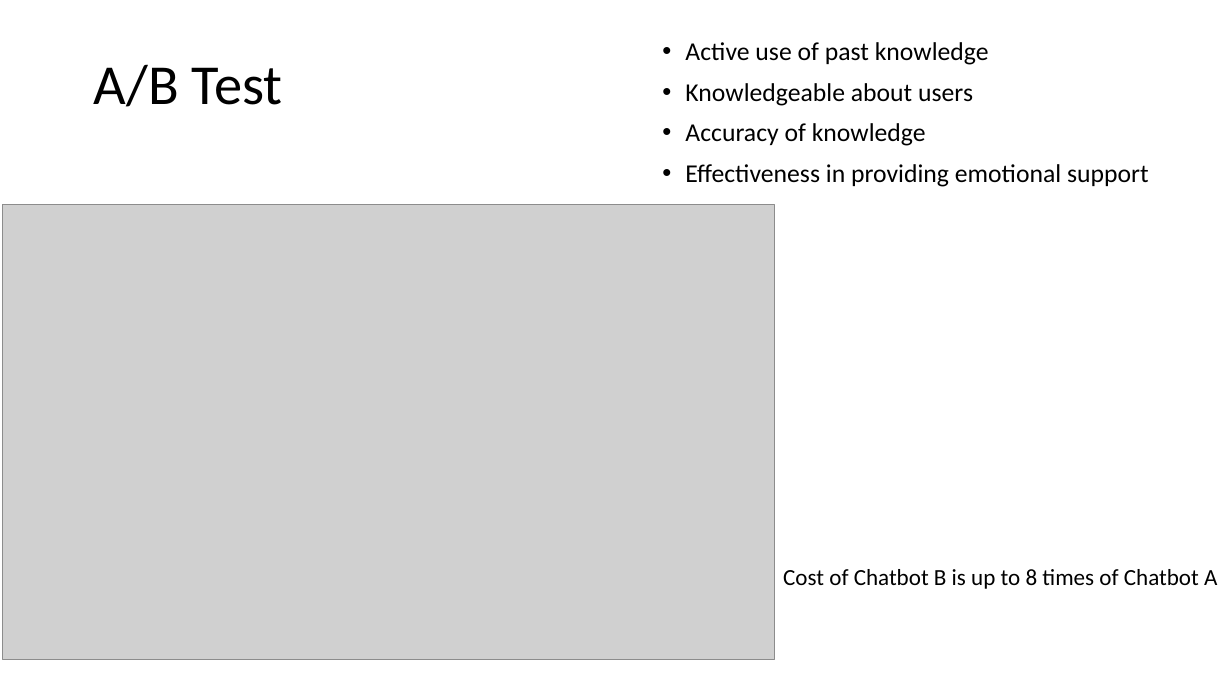
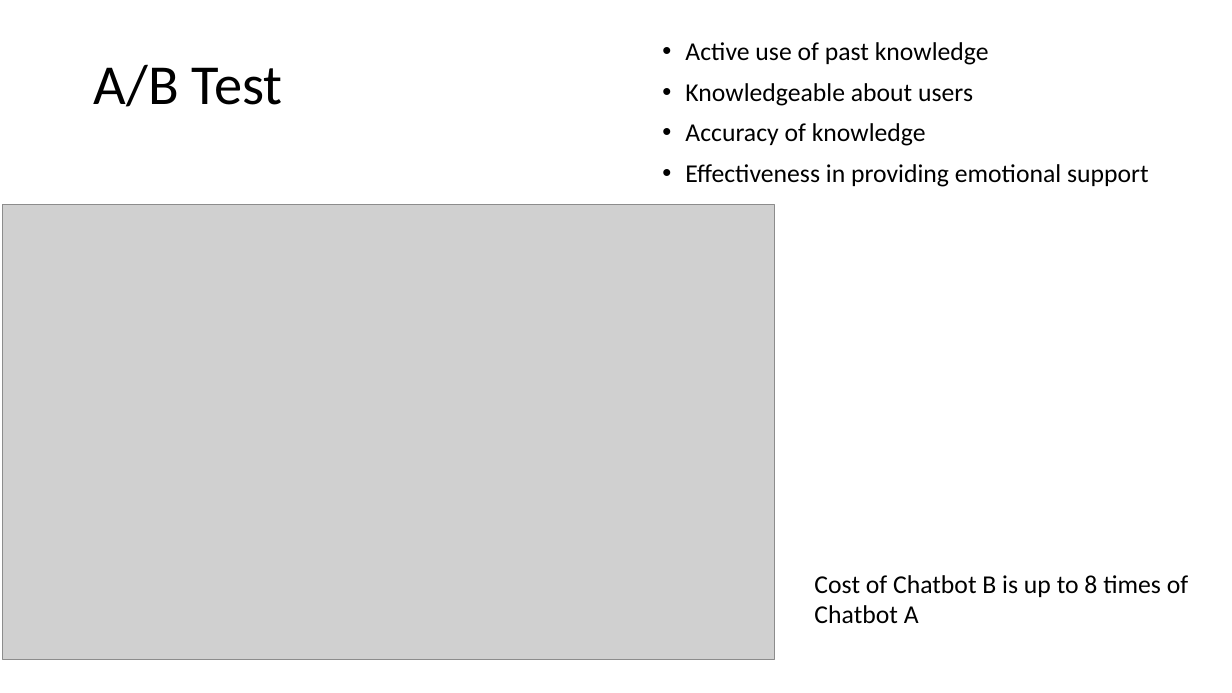
Before and after one commit to Astonzzh/slide, a slide deck: slide 53 of presentation1.pptx (slide 52 before the commit). Drawn at 1232x693 pixels with LibreOffice and Linux fonts; fonts in the diff are those of the drawing; grey boxes stand for pictures. Boxes give left, top, right and bottom in pixels: in the first picture for what was removed or moved away, otherwise in the second. Text is boxed around its words. In the diff, an @@ line names an element or a change of style, - is before the commit and + after.

```diff
--- a/presentation1.pptx
+++ b/presentation1.pptx
@@ text at [814,575,1188,623]: text changed; size 18 to 20 pt @@
-Cost of Chatbot B is up to 8 times of Chatbot A
+Cost of Chatbot B is up to 8 times of
+Chatbot A
```
Also in this commit, not shown: 30 other slides changed, 2 slides added, 1 slide removed.
